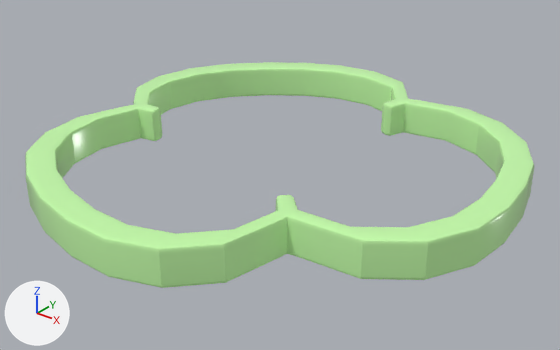
Two versions of the FBX model Assets/3D Assets/Final Deliverable/Pepper.fbx, one commit apart.
The view is the same before and after, from a 50 mm camera at (0.1294, -0.1616, 0.0934) aimed at (0.002, -0.0024, -0.0053). Every picture has the same lights, and +X, +Y and +Z are marked at lower left. Where no turn or scale is listed for an object, it has been applied to the vertices.

The scene before the commit, as lines of its bpy script (objects in view):
```python
mat_pizza_mat = principled_material('pizza_mat')
mat_pizza_mat.base_color = (0.569, 1.0, 0.41)  # green #c7ffac
mat_pizza_mat.roughness = 0.2
me_mesh = bpy.data.meshes.new('Mesh')
me_mesh.from_pydata(...)  # 522 vertices, 522 faces; spans x -0.0685..0.0698, y -0.0693..0.0691, z -0.0054..0.0054
me_mesh.materials.append(mat_pizza_mat)  # green #c7ffac
ob_green_pepper = bpy.data.objects.new('green_pepper', me_mesh)
ob_green_pepper.location = (0.0, 0.0, 0.0)
```
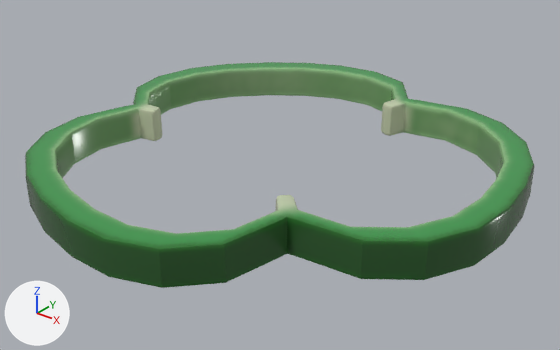
The newer file is also turned or shifted as a whole; pictures and numbers use the older file's frame.

Edits to the bpy script that builds the scene:
```text
Add img_pizza_toppings_paint_v6_pizza_mat_roughness_png:
    img_pizza_toppings_paint_v6_pizza_mat_roughness_png = load_image('pizza toppings paint v6_pizza_mat_Roughness.png', '_unpacked/pizza_toppings_paint_v6_pizza_mat_Roughness.png', 1024, 1024, 'Non-Color')
Add img_pizza_toppings_paint_v6_pizza_mat_basecolor_png:
    img_pizza_toppings_paint_v6_pizza_mat_basecolor_png = load_image('pizza toppings paint v6_pizza_mat_BaseColor.png', '_unpacked/pizza_toppings_paint_v6_pizza_mat_BaseColor.png', 1024, 1024, 'sRGB')
Add img_pizza_toppings_paint_v6_pizza_mat_metallic_png:
    img_pizza_toppings_paint_v6_pizza_mat_metallic_png = load_image('pizza toppings paint v6_pizza_mat_Metallic.png', '_unpacked/pizza_toppings_paint_v6_pizza_mat_Metallic.png', 1024, 1024, 'Non-Color')
Change mat_pizza_mat:
    where n0 = _N.new('ShaderNodeBsdfPrincipled'); n0.name = 'Principled BSDF'
    remove n0.inputs[0].default_value = (0.569, 1.0, 0.41, 1.0)  # 'Base Color', green #c7ffac
    add n2 = _N.new('ShaderNodeTexImage'); n2.name = 'Image Texture'
    add n2.image = img_pizza_toppings_paint_v6_pizza_mat_basecolor_png
    add n3 = _N.new('ShaderNodeTexImage'); n3.name = 'Image Texture.001'
    add n3.image = img_pizza_toppings_paint_v6_pizza_mat_metallic_png
    add n4 = _N.new('ShaderNodeTexImage'); n4.name = 'Image Texture.002'
    add n4.image = img_pizza_toppings_paint_v6_pizza_mat_roughness_png
    add _L.new(n2.outputs[0], n0.inputs[0])  # 'Color' to 'Base Color'
    add _L.new(n3.outputs[0], n0.inputs[1])  # 'Color' to 'Metallic'
    add _L.new(n4.outputs[0], n0.inputs[20])  # 'Color' to 'Coat Roughness'
```

Where the change shows, as pixel boxes [x1, y1, x2, y2] in the pictures (560 x 350 px):
'green_pepper', surface changed
    both: [25, 62, 535, 288]
